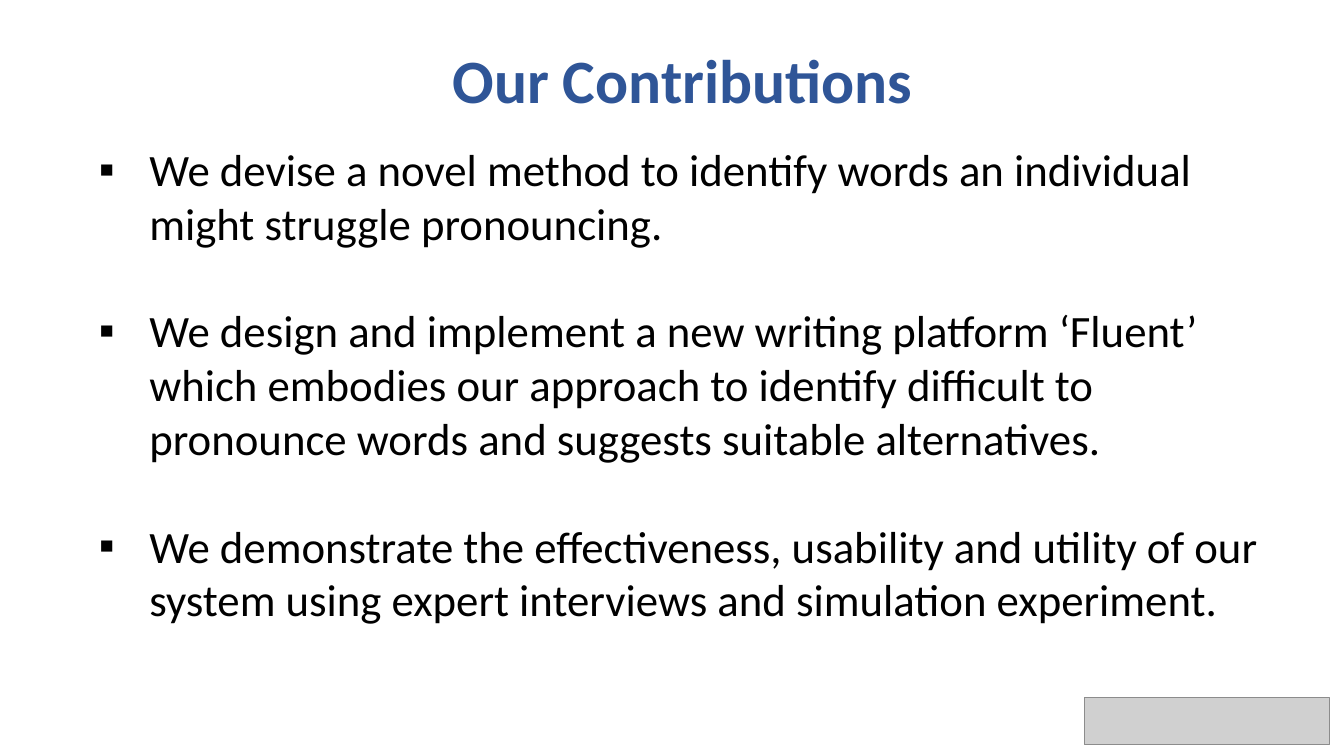
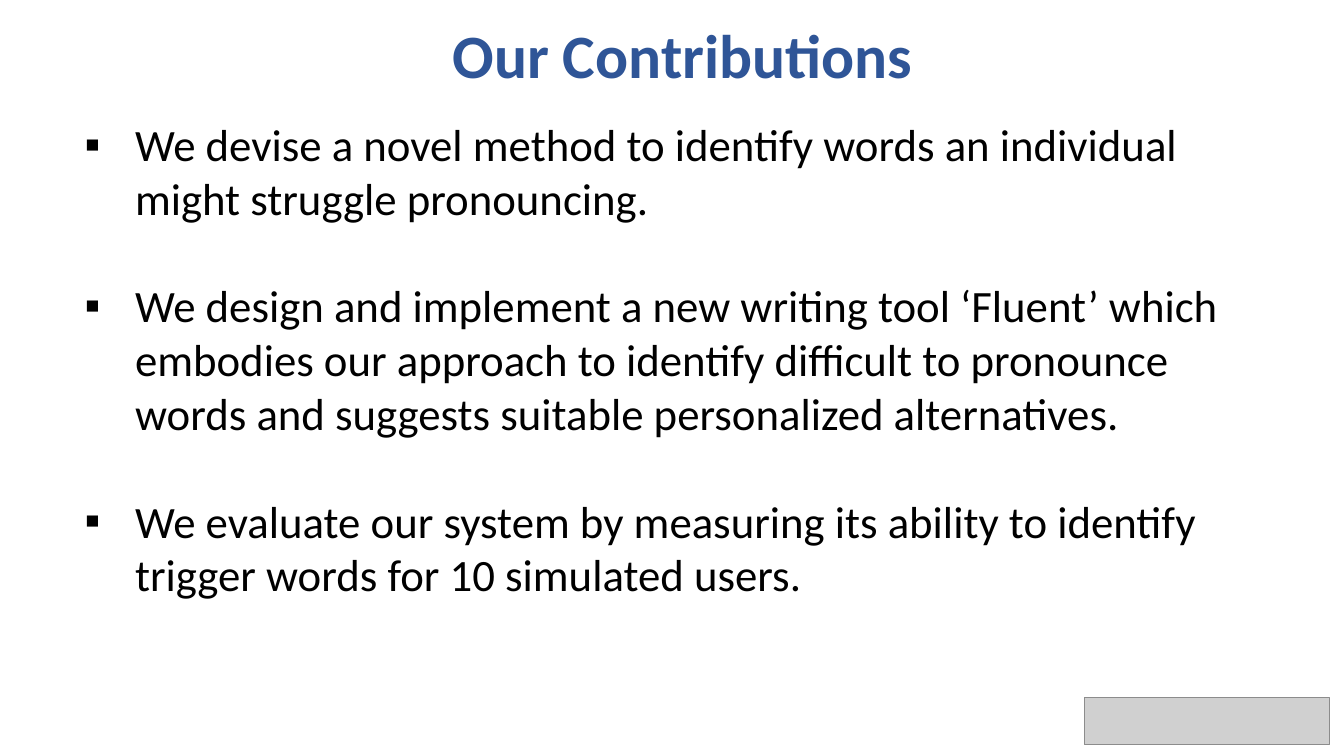
Before and after one commit to bhavyaghai/Fluent, a slide deck: slide 4 of presentation/presentation.pptx. Drawn at 1344x756 pixels with LibreOffice and Linux fonts; fonts in the diff are those of the drawing; grey boxes stand for pictures. Boxes give left, top, right and bottom in pixels: in the first picture for what was removed or moved away, otherwise in the second. Text is boxed around its words. In the diff, an @@ line names an element or a change of style, - is before the commit and + after.

```diff
--- a/presentation/presentation.pptx
+++ b/presentation/presentation.pptx
@@ text "Our Contributions" moved from (x1=452, y1=59, x2=912, y2=104) to (x1=452, y1=34, x2=912, y2=79) @@
@@ text "We devise a novel method ..." moved from (x1=149, y1=155, x2=1257, y2=624) to (x1=135, y1=130, x2=1217, y2=599) @@
@@ text at (x1=135, y1=290, x2=1217, y2=599): text changed @@
-▪ We design and implement a new writing platform ‘Fluent’ which embodies our approach to identify difficult to pronounce words and suggests suitable alternatives.
-▪ We demonstrate the effectiveness, usability and utility of our system using expert interviews and simulation experiment.
+▪ We design and implement a new writing tool ‘Fluent’ which embodies our approach to identify difficult to pronounce words and suggests suitable personalized alternatives.
+▪ We evaluate our system by measuring its ability to identify trigger words for 10 simulated users.
```
Also in this commit, not shown: 7 other slides changed, 7 slides added, 1 slide removed, 1 other file.
